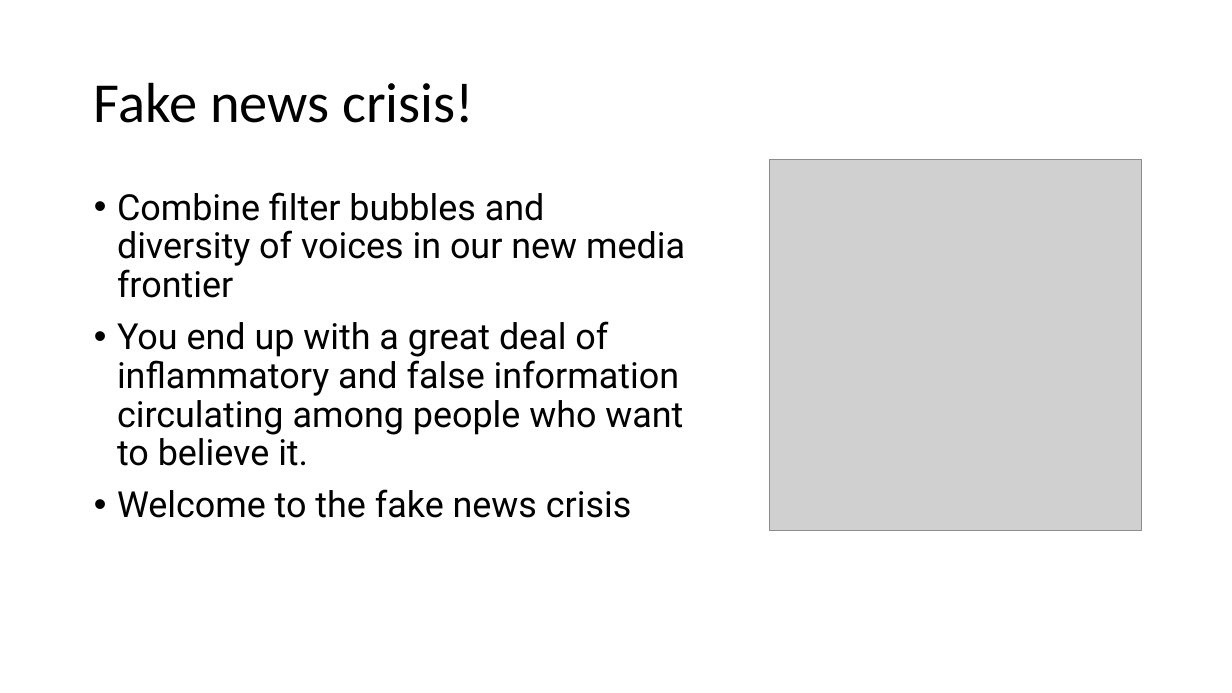
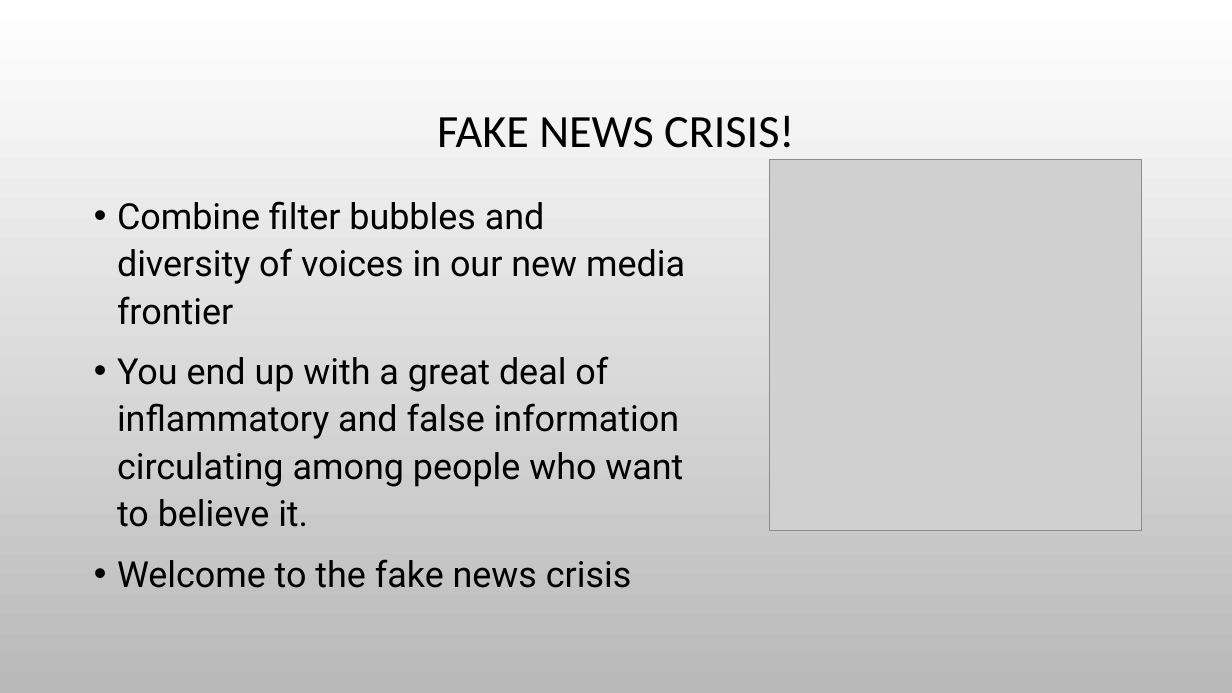
Before and after one commit to tanyaz80/final_bootcamp_project, a slide deck: slide 5 of Presentation/fake_news_detector_dec_2022.pptx. Drawn at 1232x693 pixels with LibreOffice and Linux fonts; fonts in the diff are those of the drawing; grey boxes stand for pictures; background and template pictures are left out. Boxes give left, top, right and bottom in pixels: in the first picture for what was removed or moved away, otherwise in the second. Text is boxed around its words. In the diff, an @@ line names an element or a change of style, - is before the commit and + after.

```diff
--- a/Presentation/fake_news_detector_dec_2022.pptx
+++ b/Presentation/fake_news_detector_dec_2022.pptx
@@ background #FFFFFF to picture (left out) @@
@@ title at box(437, 115, 794, 148): text changed; size 44 to 36 pt @@
-Fake news crisis!
+FAKE NEWS CRISIS!
@@ text "Combine filter bubbles and diversity ..." at box(117, 201, 685, 588): line spacing 0.9 to 1.1 @@
```
Also in this commit, not shown: 12 other slides changed, 7 slides added, 1 slide removed, 4 other files.
